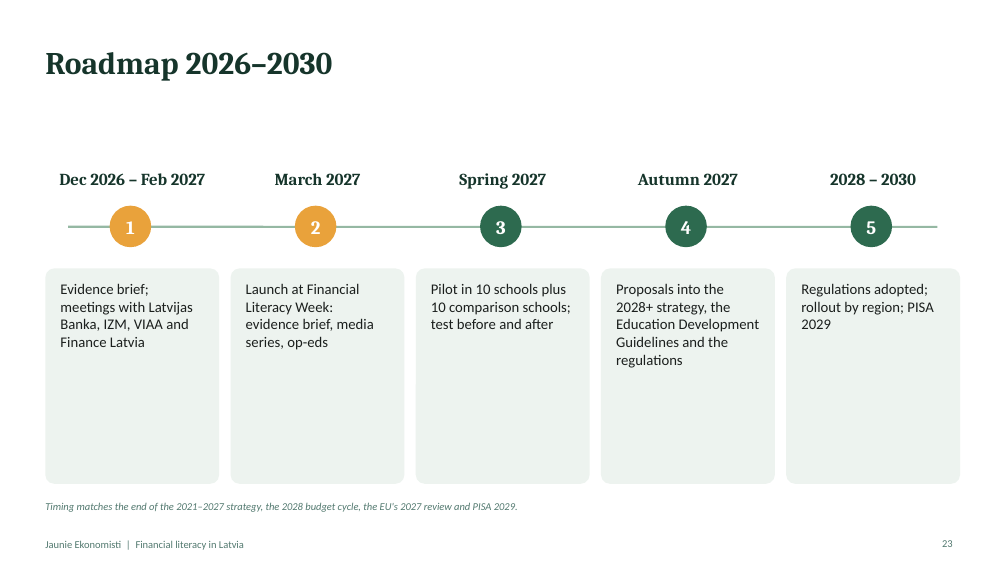
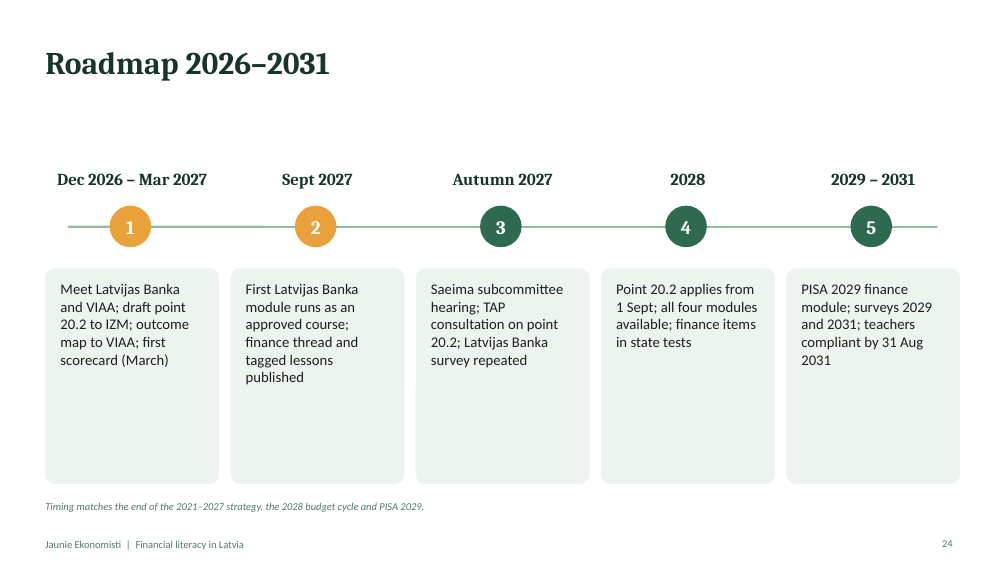
Before and after one commit to ArtisLV890/Elective-Impact-Making-for-the-Competitiveness-and-Data-Driven-Decisions-2026-2027, a slide deck: slide 24 of financial-literacy/presentation/Financial literacy in Latvia - presentation.pptx (slide 23 before the commit). Drawn at 1008x567 pixels with LibreOffice and Linux fonts; fonts in the diff are those of the drawing. Boxes give left, top, right and bottom in pixels: in the first picture for what was removed or moved away, otherwise in the second. Text is boxed around its words. In the diff, an @@ line names an element or a change of style, - is before the commit and + after.

```diff
--- a/financial-literacy/presentation/Financial literacy in Latvia - presentation.pptx
+++ b/financial-literacy/presentation/Financial literacy in Latvia - presentation.pptx
@@ title at <box>45,52,331,81</box>: text changed @@
-Roadmap 2026–2030
+Roadmap 2026–2031
@@ text at <box>57,173,207,185</box>: text changed @@
-Dec 2026 – Feb 2027
+Dec 2026 – Mar 2027
@@ text at <box>282,173,352,189</box>: text changed @@
-March 2027
+Sept 2027
@@ text at <box>453,173,552,185</box>: text changed @@
-Spring 2027
+Autumn 2027
@@ text at <box>670,173,705,185</box>: text changed @@
-Autumn 2027
+2028
@@ text at <box>831,173,916,185</box>: text changed @@
-2028 – 2030
+2029 – 2031
@@ text at <box>60,284,189,367</box>: text changed @@
-Evidence brief; meetings with Latvijas Banka, IZM, VIAA and Finance Latvia
+Meet Latvijas Banka and VIAA; draft point 20.2 to IZM; outcome map to VIAA; first scorecard (March)
@@ text at <box>246,283,359,385</box>: text changed @@
-Launch at Financial Literacy Week: evidence brief, media series, op-eds
+First Latvijas Banka module runs as an approved course; finance thread and tagged lessons published
@@ text at <box>431,283,564,368</box>: text changed @@
-Pilot in 10 schools plus 10 comparison schools; test before and after
+Saeima subcommittee hearing; TAP consultation on point 20.2; Latvijas Banka survey repeated
@@ text at <box>616,284,757,347</box>: text changed @@
-Proposals into the 2028+ strategy, the Education Development Guidelines and the regulations
+Point 20.2 applies from 1 Sept; all four modules available; finance items in state tests
@@ text at <box>801,284,932,365</box>: text changed @@
-Regulations adopted; rollout by region; PISA 2029
+PISA 2029 finance module; surveys 2029 and 2031; teachers compliant by 31 Aug 2031
@@ text at <box>45,502,424,512</box>: text changed @@
-Timing matches the end of the 2021–2027 strategy, the 2028 budget cycle, the EU's 2027 review and PISA 2029.
+Timing matches the end of the 2021–2027 strategy, the 2028 budget cycle and PISA 2029.
@@ page number at <box>942,540,953,547</box>: text changed @@
-23
+24
```
Also in this commit, not shown: 12 other slides changed, 4 slides added, 1 slide removed, 9 other files.
